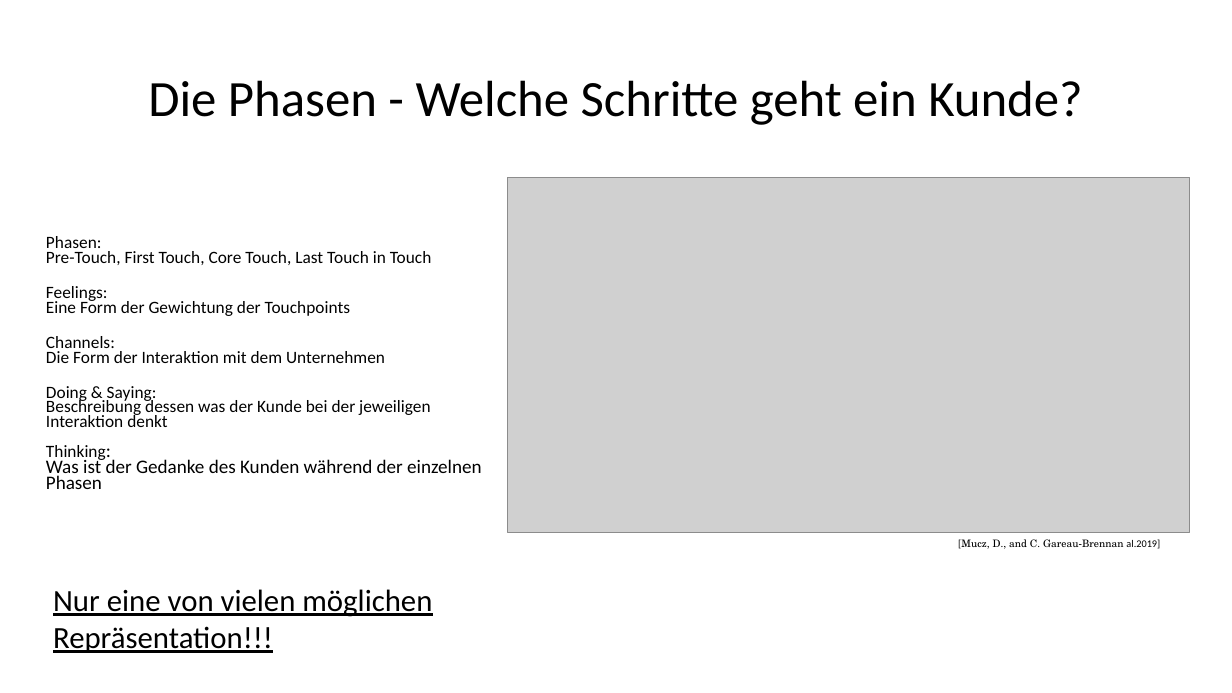
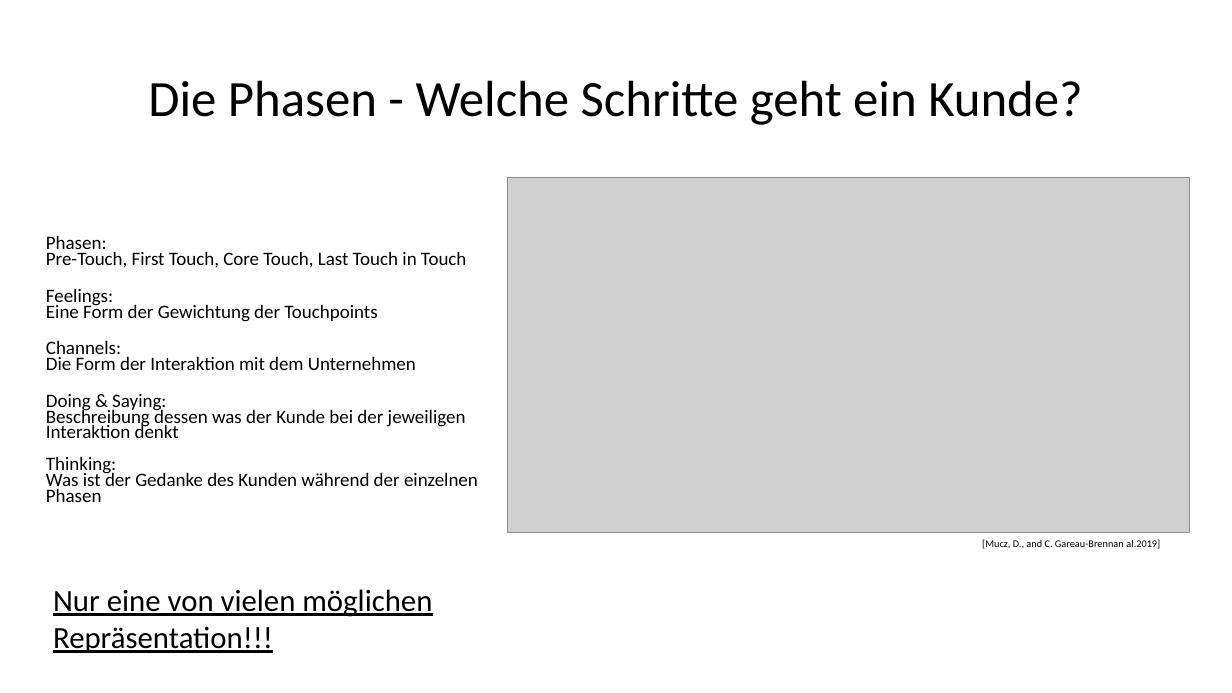
Before and after one commit to TimBoeckel/HCI-Sem-JourneyMaps, a slide deck: slide 7 of Praesentation/Präsentation_Final_Final.pptx. Drawn at 1232x693 pixels with LibreOffice and Linux fonts; fonts in the diff are those of the drawing; grey boxes stand for pictures. Boxes give left, top, right and bottom in pixels: in the first picture for what was removed or moved away, otherwise in the second. Text is boxed around its words. In the diff, an @@ line names an element or a change of style, - is before the commit and + after.

```diff
--- a/Praesentation/Präsentation_Final_Final.pptx
+++ b/Praesentation/Präsentation_Final_Final.pptx
@@ text "Phasen: Pre-Touch, First Touch, Core ..." at [46, 235, 478, 502]: size 13.6 to 14.8 pt in "Phasen: Pre-Touch, First Touch, Core Touch, Last ...", "Feelings: Eine Form der Gewichtung der Touchpoints", "Channels: Die Form der Interaktion mit dem ...", "Doing & Saying: Beschreibung dessen was der ..."; size 14.9 to 14.8 pt in "Thinking: Was ist der Gedanke des Kunden ..." @@
@@ text "[Mucz, D., and C. Gareau-Brennan ..." at [982, 539, 1160, 549]: font TeX Gyre Schola to Calibri in "[Mucz, D., and C. Gareau-Brennan" @@
```
Also in this commit, not shown: 7 other slides changed, 1 other file.
